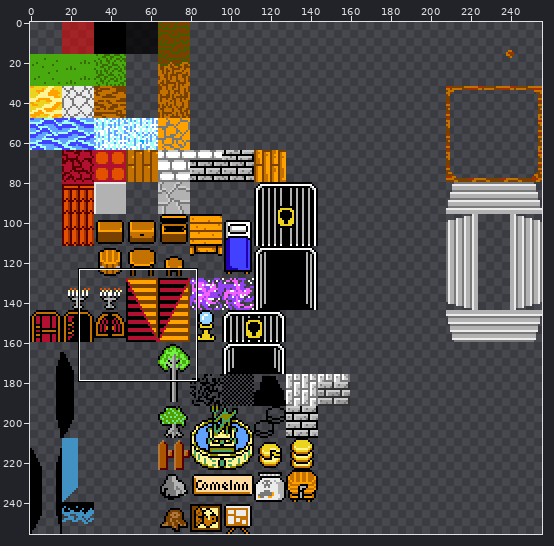
Two versions of one sprite sheet, assets/tiled_tileset.png. The first picture is a wide view before the edit; the outline marks the close-up.
Close-up. Old version:
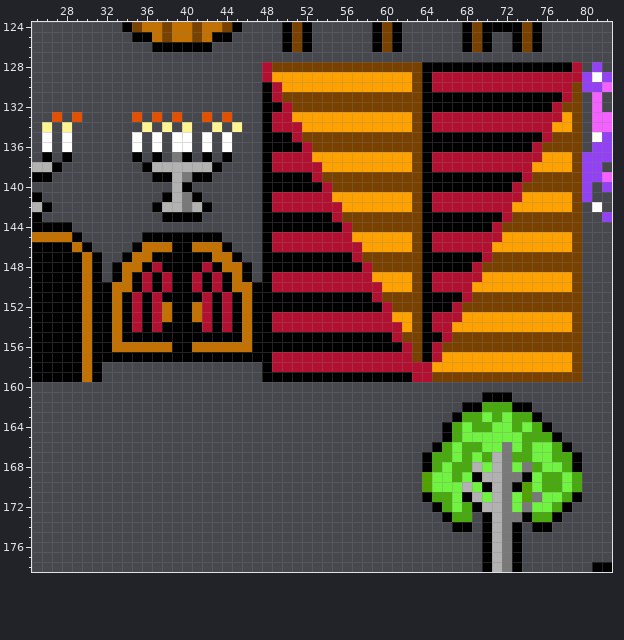
The file is 256x256 pixels. Colours within 5 levels of each other are drawn and written as one. Shown: x 25..82, y 124..178.
And afterwards:
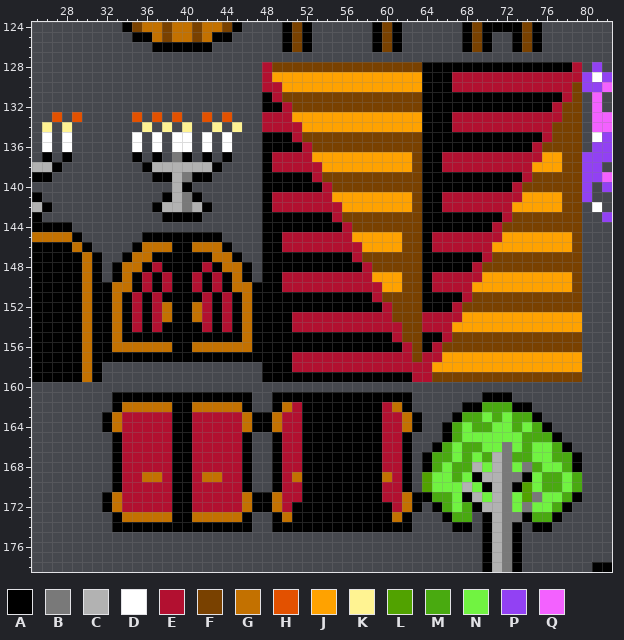
Palette (. is transparent): A #000000  B #797979  C #b2b2b2  D #ffffff  E #b21030  F #794100  G #c37100  H #e35100  J #ffa200  K #fff392  L #51a200  M #49aa10  N #71f341  P #9241f3  Q #f361ff
The exact change:
@@ x 25..82 @@
 128 .......................EFFFFFFFFFFFFFFFAAAAAAAAAAAAAAAE.P.
-129 .......................EJJJJJJJJJJJJJJFAEEEEEEEEEEEEEEEPDP
-130 .......................AEJJJJJJJJJJJJJFAEEEEEEEEEEEEEEFPPQ
+129 .......................EJJJJJJJJJJJJJJJAAAEEEEEEEEEEEEEPDP
+130 .......................EEJJJJJJJJJJJJJJAAAEEEEEEEEEEEEFPPQ
 131 .......................AEFFFFFFFFFFFFFFAAAAAAAAAAAAAAEF.Q.
 132 .......................AAEFFFFFFFFFFFFFAAAAAAAAAAAAAEFF.Q.
-133 ..H.H.....H.H.H..H.H...AEEJJJJJJJJJJJJFAEEEEEEEEEEEEEJF.QQ
-134 .K.K.......K.K.K..K.K..AEEEJJJJJJJJJJJFAEEEEEEEEEEEEJJF.QQ
+133 ..H.H.....H.H.H..H.H...EEEJJJJJJJJJJJJJAAAEEEEEEEEEEEFF.QQ
+134 .K.K.......K.K.K..K.K..EEEEJJJJJJJJJJJJAAAEEEEEEEEEEFFF.QQ
 135 .D.D......D.D.DD.D.D...AAAEFFFFFFFFFFFFAAAAAAAAAAAAEFFF.DP
 136 .D.D......D.D.DD.D.D...AAAAEFFFFFFFFFFFAAAAAAAAAAAEFFFF.PP
-137 .A.A......A.A.BA.A.A...AEEEEJJJJJJJJJJFAEEEEEEEEEEEJJJFPPP
-138 CCA........ACCCCCCA....AEEEEEJJJJJJJJJFAEEEEEEEEEEJJJJFPP.
+137 .A.A......A.A.BA.A.A...AEEEEJJJJJJJJJJFAAEEEEEEEEEEJJFFPPP
+138 CCA........ACCCCCCA....AEEEEEJJJJJJJJJFAAEEEEEEEEEJJJFFPP.
 139 AA..........AACBAA.....AAAAAEFFFFFFFFFFAAAAAAAAAAEFFFFFPPQ
 140 ..............CA.......AAAAAAEFFFFFFFFFAAAAAAAAAEFFFFFFP.P
-141 A............ACBA......AEEEEEEJJJJJJJJFAEEEEEEEEEJJJJJFP..
-142 CA..........ACCBCA.....AEEEEEEEJJJJJJJFAEEEEEEEEJJJJJJF.D.
+141 A............ACBA......AEEEEEEJJJJJJJJFAAEEEEEEEEJJJJFFP..
+142 CA..........ACCBCA.....AEEEEEEEJJJJJJJFAAEEEEEEEJJJJJFF.D.
 143 A............AAAA......AAAAAAAEFFFFFFFFAAAAAAAAEFFFFFFF..P
 144 AAAA...................AAAAAAAAEFFFFFFFAAAAAAAEFFFFFFFF...
-145 GGGGA......AAAAAAAA....AEEEEEEEEJJJJJJFAEEEEEEEJJJJJJJF...
-146 AAAAGA....AGGGAAGGGA...AEEEEEEEEEJJJJJFAEEEEEEJJJJJJJJF...
+145 GGGGA......AAAAAAAA....AAEEEEEEEJJJJJFFAEEEEEEEJJJJJJJF...
+146 AAAAGA....AGGGAAGGGA...AAEEEEEEEEJJJJFFAEEEEEEJJJJJJJJF...
 147 AAAAAGA..AGGAAAAAAGGA..AAAAAAAAAEFFFFFFAAAAAAEFFFFFFFFF...
 148 AAAAAGA.AGGAEAAAAEAGGA.AAAAAAAAAAEFFFFFAAAAAEFFFFFFFFFF...
-149 AAAAAGA.AGAEAEAAEAEAGA.AEEEEEEEEEEJJJJFAEEEEEJJJJJJJJJF...
-150 AAAAAGAAGGAEAEAAEAEAGGAAEEEEEEEEEEEJJJFAEEEEJJJJJJJJJJF...
+149 AAAAAGA.AGAEAEAAEAEAGA.AAEEEEEEEEEJJJFFAEEEEEJJJJJJJJJF...
+150 AAAAAGAAGGAEAEAAEAEAGGAAAEEEEEEEEEEJJFFAEEEEJJJJJJJJJJF...
 151 AAAAAGAAGAEAEAAAAEAEAGAAAAAAAAAAAAEFFFFAAAAEFFFFFFFFFFF...
 152 AAAAAGAAGAEAEGAAGEAEAGAAAAAAAAAAAAAEFFFAAAEFFFFFFFFFFFF...
-153 AAAAAGAAGAEAEGAAGEAEAGAAEEEEEEEEEEEEJJFAEEEJJJJJJJJJJJF...
-154 AAAAAGAAGAEAEAAAAEAEAGAAEEEEEEEEEEEEEJFAEEJJJJJJJJJJJJF...
+153 AAAAAGAAGAEAEGAAGEAEAGAAAAEEEEEEEEEEFFFEEEEJJJJJJJJJJJJ...
+154 AAAAAGAAGAEAEAAAAEAEAGAAAAEEEEEEEEEEEFFEEEJJJJJJJJJJJJJ...
 155 AAAAAGAAGAAAAAAAAAAAAGAAAAAAAAAAAAAAEFFAAEFFFFFFFFFFFFF...
 156 AAAAAGAAGGGGGGAAGGGGGGAAAAAAAAAAAAAAAEFAEFFFFFFFFFFFFFF...
-157 AAAAAGAAAAAAAAAAAAAAAAAAEEEEEEEEEEEEEEFAEJJJJJJJJJJJJJF...
-158 AAAAAGA................AEEEEEEEEEEEEEEEEJJJJJJJJJJJJJJF...
+157 AAAAAGAAAAAAAAAAAAAAAAAAAAEEEEEEEEEEEEFEEJJJJJJJJJJJJJJ...
+158 AAAAAGA................AAAEEEEEEEEEEEEEEJJJJJJJJJJJJJJJ...
 159 AAAAAGA................AAAAAAAAAAAAAAAEEFFFFFFFFFFFFFFF...
 160 ..........................................................
-161 .............................................AAA..........
-162 ...........................................AAMMMAA........
-163 ..........................................AMMNMNMMA.......
-164 .........................................AMNMMNNMNMA......
-165 .........................................AMNNNNNNMMMA.....
-166 ........................................AMNMMNNBNMNNMA....
-167 .......................................AMMNMNMCBMMNNMMA...
-168 .......................................AMNMMCNCBNBMNNMA...
-169 .......................................LNNMNACCBBANMMNM...
-170 .......................................LNNNCNACBALNMMNM...
-171 .......................................AMMNACNCBNLBNNMA...
-172 ........................................AMNMACCBNBNNMA....
-173 .........................................AMM.ACBBAMMA.....
-174 ..........................................AA.ACBA.AA......
+161 ........AAAAAAAAAAAAAA..AAAAAAAAAAAAAA.......AAA..........
+162 ........AGGGGGAAGGGGGA..AGEAAAAAAAAEGA.....AAMMMAA........
+163 .......AGEEEEEAAEEEEEGAAGEEAAAAAAAAEEGA...AMMNMNMMA.......
+164 .......AGEEEEEAAEEEEEGAAGEEAAAAAAAAEEGA..AMNMMNNMNMA......
+165 ........AEEEEEAAEEEEEA..AEEAAAAAAAAEEA...AMNNNNNNMMMA.....
+166 ........AEEEEEAAEEEEEA..AEEAAAAAAAAEEA..AMNMMNNBNMNNMA....
+167 ........AEEEEEAAEEEEEA..AEEAAAAAAAAEEA.AMMNMNMCBMMNNMMA...
+168 ........AEEEEEAAEEEEEA..AEEAAAAAAAAEEA.AMNMMCNCBNBMNNMA...
+169 ........AEEGGEAAEGGEEA..AEGAAAAAAAAGEA.LNNMNACCBBANMMNM...
+170 ........AEEEEEAAEEEEEA..AEEAAAAAAAAEEA.LNNNCNACBALNMMNM...
+171 .......AGEEEEEAAEEEEEGAAGEEAAAAAAAAEEGAAMMNACNCBNLBNNMA...
+172 .......AGEEEEEAAEEEEEGAAGEAAAAAAAAAAEGA.AMNMACCBNBNNMA....
+173 ........AGGGGGAAGGGGGA..AGAAAAAAAAAAGA...AMM.ACBBAMMA.....
+174 ........AAAAAAAAAAAAAA..AAAAAAAAAAAAAA....AA.ACBA.AA......
 175 .............................................ACBA.........
Changed places in both close-ups, as pixel boxes (x1, y1, x2, y2):
changed: (102, 72, 452, 532)
changed: (552, 112, 572, 212)
changed: (572, 312, 582, 372)
